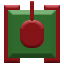
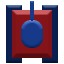
The second 64px x 64px image is a revision of the first. Changes to its layers:
added group "tank_02" with 5 layers above "tank_01" over 6, 1, 58, 63
added layer "Прямоугольник 1" (1st of 2, in "tank_02") in group "tank_02" over 30, 1, 34, 21
added layer "Прямоугольник, скругл. углы 1" (1st of 2, in "tank_02") in group "tank_02" over 21, 20, 43, 48
added layer "Фигура 2" (1st of 2, in "tank_02") in group "tank_02" over 12, 10, 52, 58
added layer "Фигура 1" (1st of 2, in "tank_02") in group "tank_02" over 6, 5, 22, 63
added layer "Фигура 1 копия" (1st of 2, in "tank_02") in group "tank_02" over 42, 5, 58, 63
hid group "tank_01" (5 layers) over 4, 1, 60, 63
